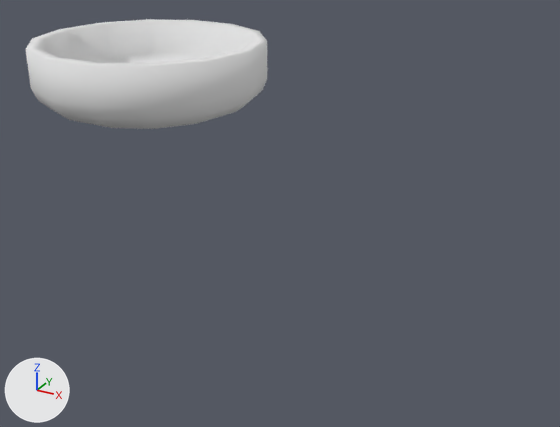
What one commit did to the OBJ model model/873174_VASCA.obj.
Both versions are drawn from a 50 mm camera at (280.0, -330.0, 130.0) aimed at (81.0, 33.0, -52.0). The lights are fixed; the arrows at lower left show +X, +Y and +Z. Where no turn or scale is listed for an object, it has been applied to the vertices.

Script lines for the objects in view, before the commit:
```python
me_cylinder001 = bpy.data.meshes.new('Cylinder001')
me_cylinder001.from_pydata(...)  # 296 vertices, 294 faces; spans x -71.0..65.6, y -39.1..94.1, z -0.7..41.6
me_cylinder001.materials.append(mat_wire_088144225)  # white #e7e7e7
ob_cylinder001 = bpy.data.objects.new('Cylinder001', me_cylinder001)
ob_cylinder001.location = (0.0, 0.0, 0.0)
```
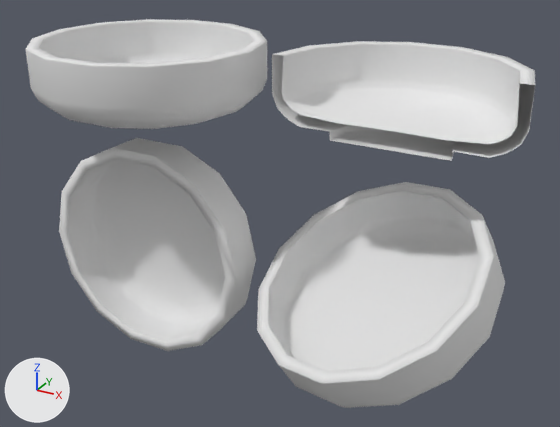
Changed parts and their boxes [x1, y1, x2, y2] in the pictures (560 x 427 px):
'Cylinder004', added: after [257, 182, 505, 408]
'Cylinder003', added: after [59, 138, 256, 351]
'Cylinder002', added: after [272, 41, 535, 161]
part 1 of me_cylinder001, built on: [26, 21, 267, 104] in both

The edits, one by one:
me_cylinder001 is used by ob_cylinder001; location (0.0, 0.0, 0.0).
me_cylinder001 had 296 vertices, 294 faces and spanned x -71.0..65.6, y -39.1..94.1, z -0.7..41.6.
me_cylinder001 now has 324 vertices, 322 faces and spans x -71.0..65.6, y -39.1..94.1, z -0.7..41.6.
Part 1, on me_cylinder001:
28 faces are deleted.
6 vertices are added at (35.5, 75.5, 40.9), (-41.0, 75.5, 40.9), (-64.1, 27.5, 40.9), (-41.0, -20.4, 40.9), (-16.4, -32.3, 40.9), (10.9, -32.3, 40.9).
14 new vertices lie (0.0, 0.0, -0.6) away from vertices in x -71.0..65.6, y -39.1..94.1, z 41.6.
8 new vertices lie (0.0, 0.0, -0.7) away from vertices in x -58.0..58.6, y -20.4..87.3, z 41.6.
56 new faces join them.
Mesh me_cylinder004 is new.
It has 324 vertices, 322 faces and spans x 77.6..212.9, y -42.5..88.6, z -128.8..-32.7.
It uses material mat_wire_088144225 (white #e7e7e7).
Mesh me_cylinder003 is new.
It has 324 vertices, 322 faces and spans x -71.0..65.6, y 6.4..48.7, z -153.2..-20.1.
It uses material mat_wire_088144225 (white #e7e7e7).
Mesh me_cylinder002 is new.
It has 186 vertices, 162 faces and spans x 78.6..215.1, y 27.5..94.1, z -0.7..41.6.
It uses material mat_wire_088144225 (white #e7e7e7).
Object 'Cylinder004' (ob_cylinder004) is new; it shows me_cylinder004.
Its location is (0.0, 0.0, 0.0).
Object 'Cylinder003' (ob_cylinder003) is new; it shows me_cylinder003.
Its location is (0.0, 0.0, 0.0).
Object 'Cylinder002' (ob_cylinder002) is new; it shows me_cylinder002.
Its location is (0.0, 0.0, 0.0).
